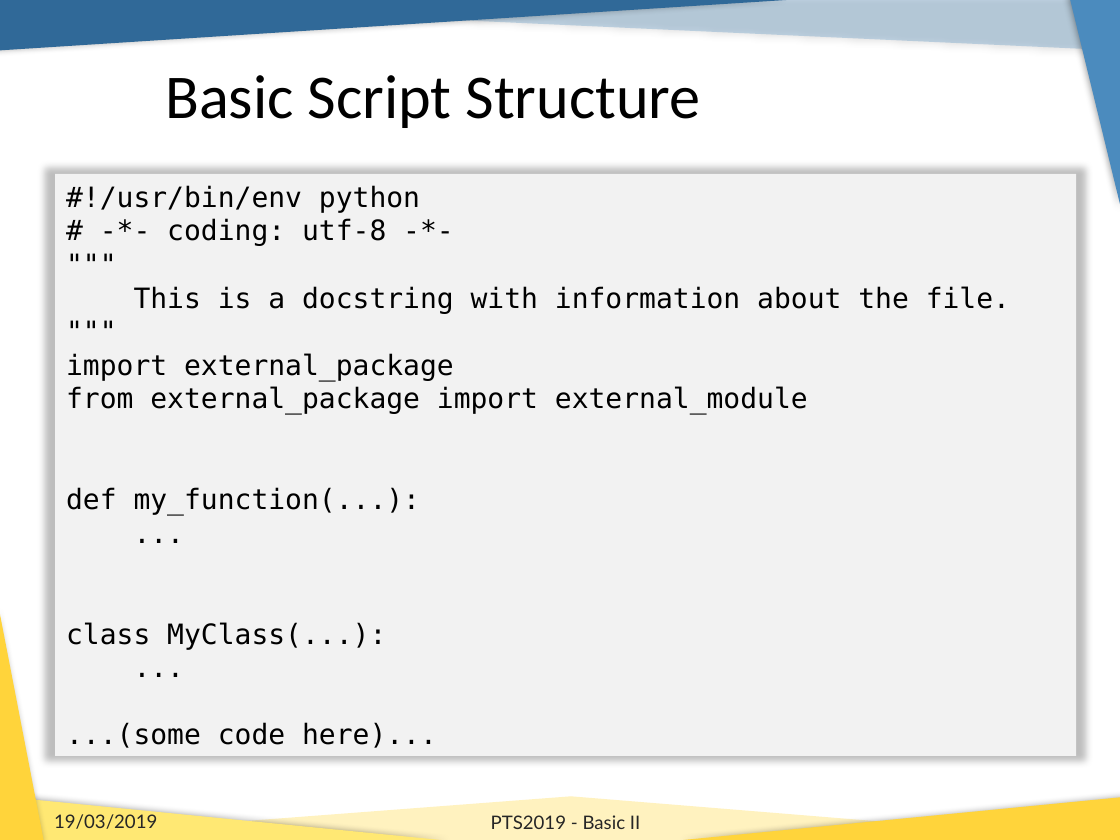
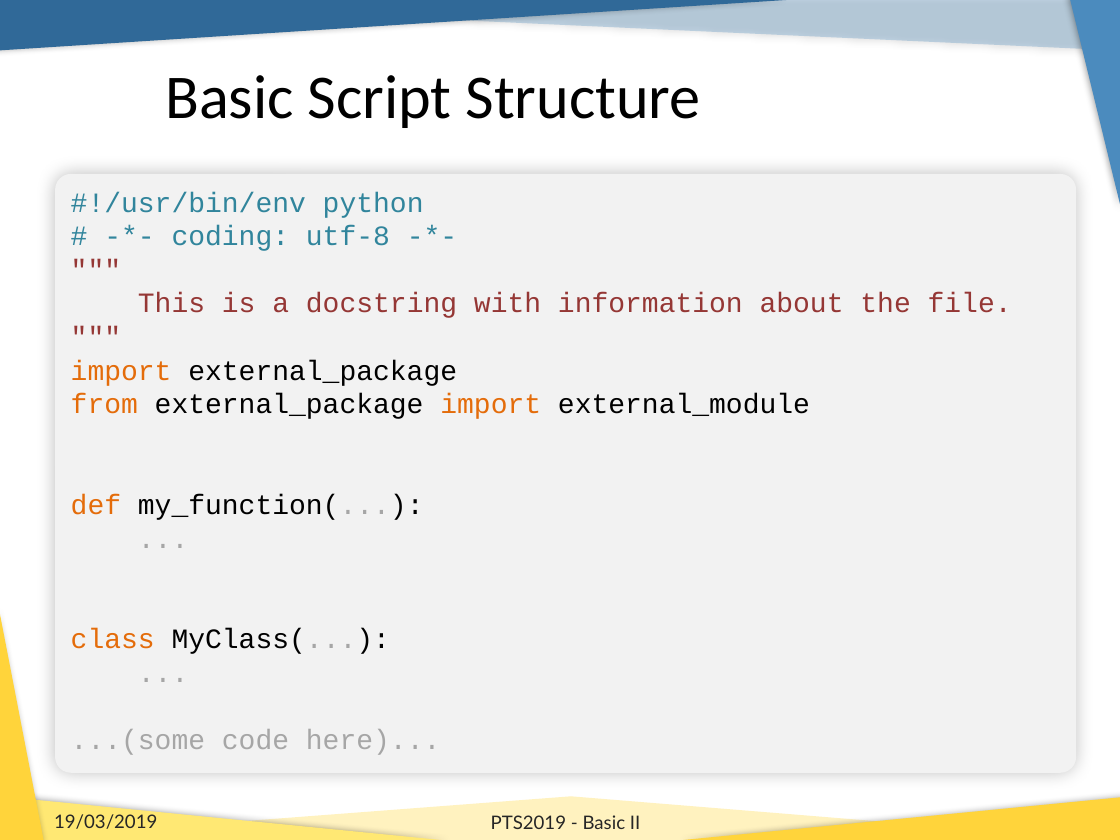
Before and after one commit to b1quint/Python-Tutorial-Series, a slide deck: slide 3 of Presentations/PTS2019_Basics_II.pptx. Drawn at 1120x840 pixels with LibreOffice and Linux fonts; fonts in the diff are those of the drawing; background and template pictures are left out. Boxes give left, top, right and bottom in pixels: in the first picture for what was removed or moved away, otherwise in the second. Text is boxed around its words. In the diff, an @@ line names an element or a change of style, - is before the commit and + after.

Commit message:
Update Basics II

```diff
--- a/Presentations/PTS2019_Basics_II.pptx
+++ b/Presentations/PTS2019_Basics_II.pptx
@@ rounded rectangle "#!/usr/bin/env python": place and size @@
-rounded rectangle "#!/usr/bin/env python" at bbox=[55, 174, 1076, 756]
+rounded rectangle "#!/usr/bin/env python" at bbox=[55, 174, 1076, 773]
@@ rounded rectangle "#!/usr/bin/env python" at bbox=[55, 174, 1076, 773]: font DejaVu Sans Mono to Courier New; text colour #000000 to #31859C in "#!/usr/bin/env python", "# -*- coding: utf-8 -*-"; text colour #000000 to #953735 in """"", "This is a docstring with information about ...", """""; text colour #000000 to #E46C0A in "import", "from import", "def", "class"; text colour #000000 to #A6A6A6 in "my_function(...):", "...", "MyClass(...):", "..." and 1 more places; rectangle to rounded rectangle; shadow changed @@
```
Also in this commit, not shown: 23 other slides changed, 20 slides added.
